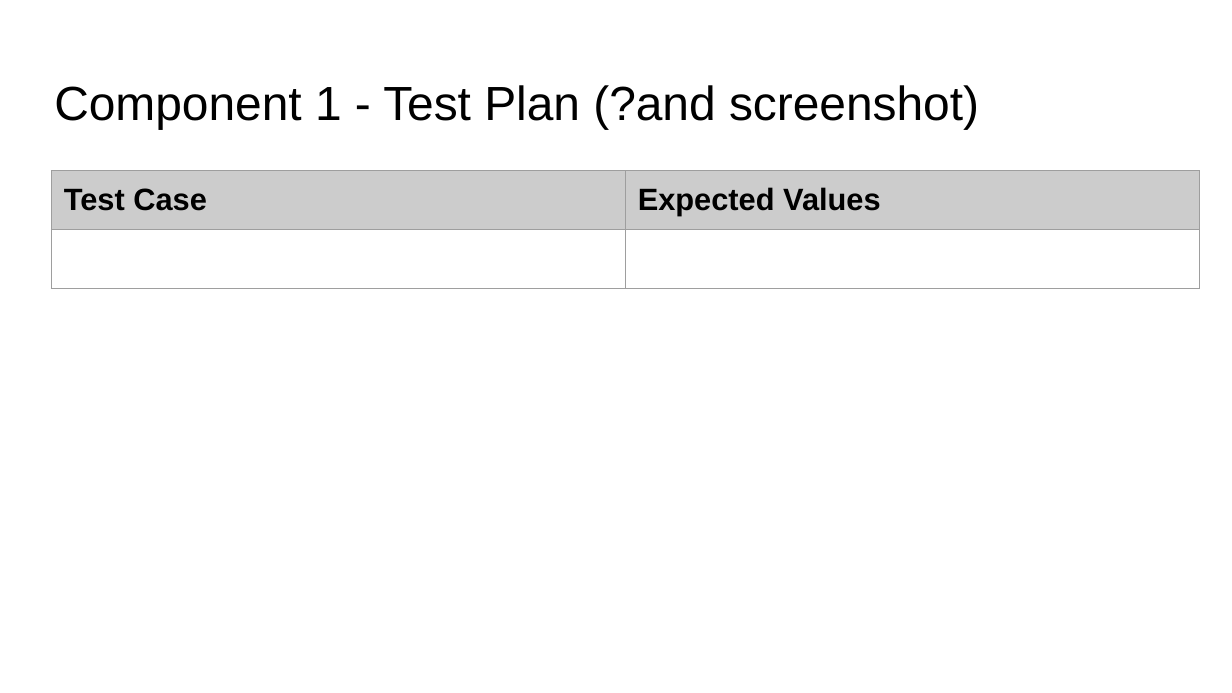
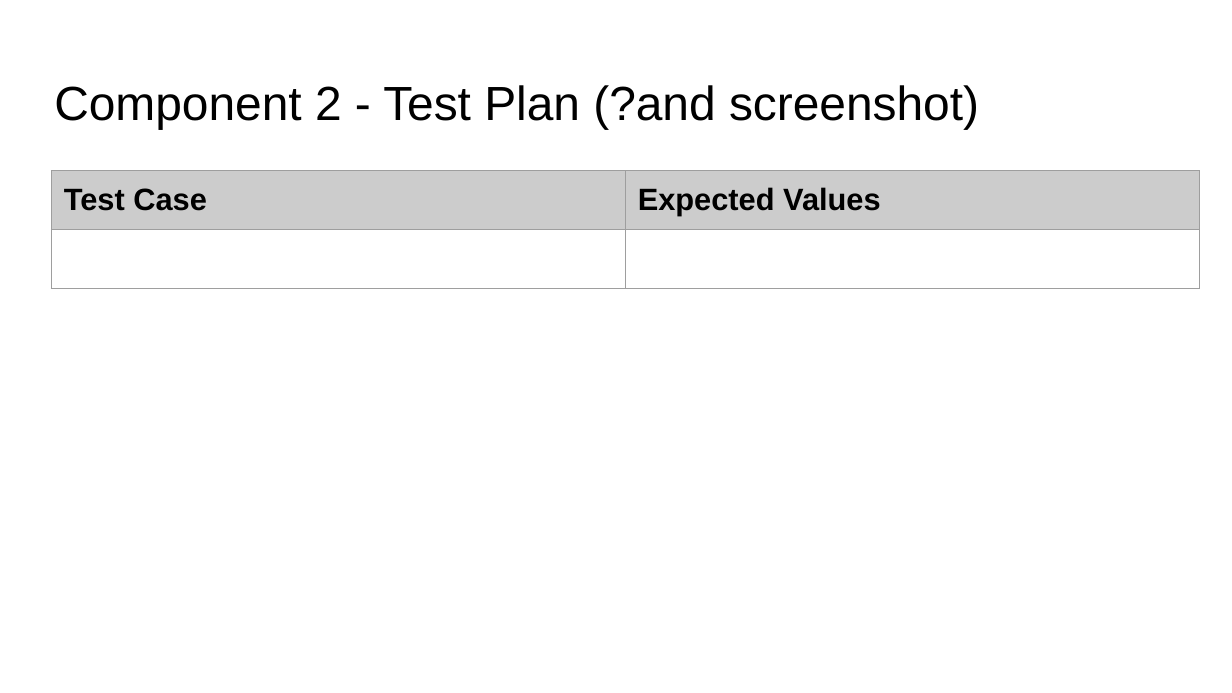
Before and after one commit to IvanY17104/Pizza_Bot, a slide deck: slide 7 of 022_91893+_+91897+Documentation.pptx (slide 5 before the commit). Drawn at 1232x693 pixels with LibreOffice and Linux fonts; fonts in the diff are those of the drawing. Boxes give left, top, right and bottom in pixels: in the first picture for what was removed or moved away, otherwise in the second. Text is boxed around its words. In the diff, an @@ line names an element or a change of style, - is before the commit and + after.

```diff
--- a/022_91893+_+91897+Documentation.pptx
+++ b/022_91893+_+91897+Documentation.pptx
@@ title at (54, 85, 979, 129): text changed @@
-Component 1 - Test Plan (?and screenshot)
+Component 2 - Test Plan (?and screenshot)
```
Also in this commit, not shown: 1 other slide changed, 2 slides added, 2 other files.
